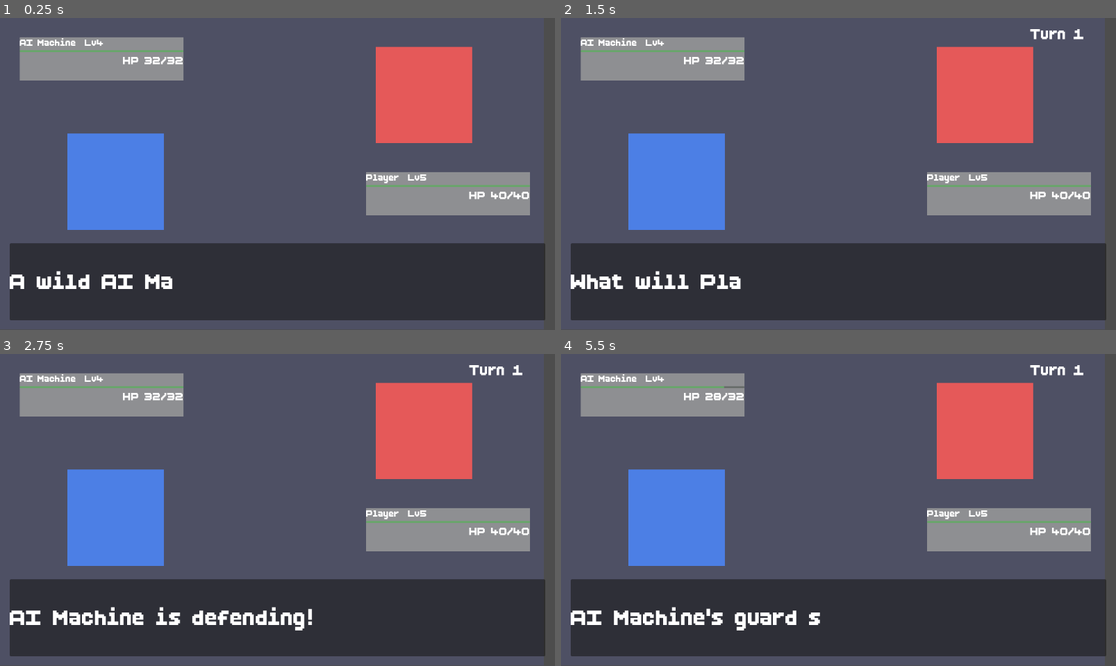
Above: before the commit, frames 1-4 (two rows, left to right).
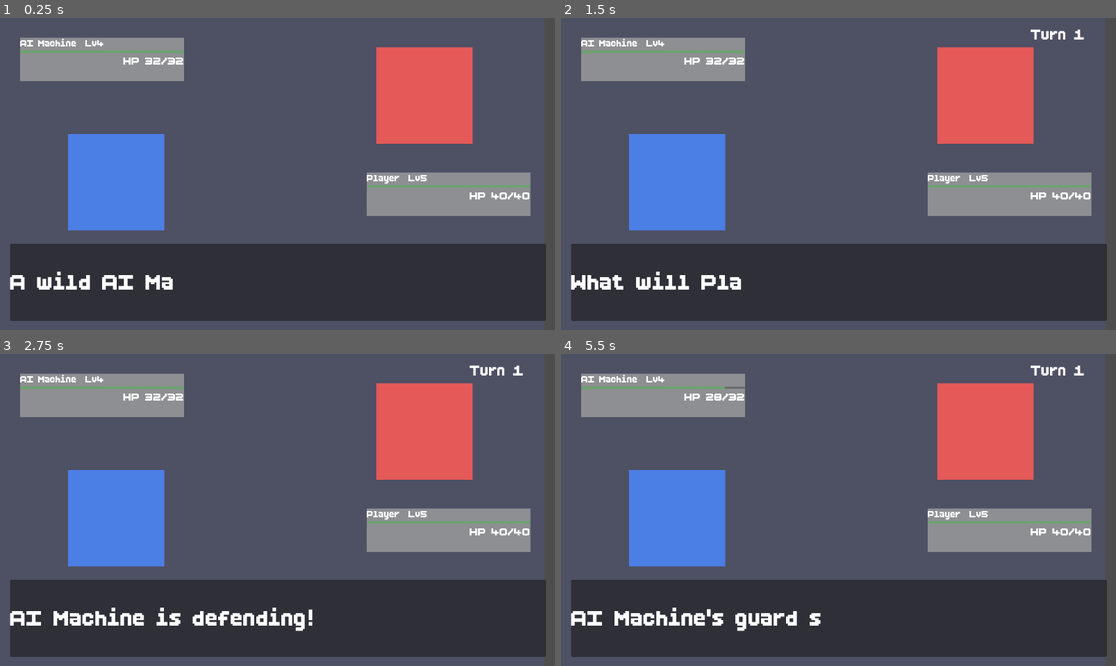
Above: after the commit, the same moments.

Repository: jspeirs-hash/Game-Jam-Team
Game: Godot game, scene res://Battle/battle.tscn
Two runs of this game, one before a commit and one after it. Both use one fixed random seed, a clock stepped at 60 frames per second and the inputs below.
Inputs:
- Up to frame 1 (0.25 s): no input
- Up to frame 2 (1.5 s): no input
- Up to frame 3 (2.75 s): click "Attack" at 2 s
- Up to frame 4 (5.5 s): tap Enter at 4.25 s; tap Space at 5 s

The runs differ from the first frame. In frame 1, 2.3% of the frame differs, in the area x 1-99%, y 6-98%; in frame 2, 2.3%; in frame 3, 2.7%, in the area x 1-99%, y 3-98%; in frame 4, 2.6%.

Commit message:
battle UI

Diff:
--- a/Battle/battle.tscn
+++ b/Battle/battle.tscn
@@ -38,6 +38,10 @@
 anchors_preset = 15
 anchor_right = 1.0
 anchor_bottom = 1.0
+offset_left = 1.0
+offset_top = 1.0
+offset_right = 1.0
+offset_bottom = 1.0
 grow_horizontal = 2
 grow_vertical = 2
 script = ExtResource("1_battle")
